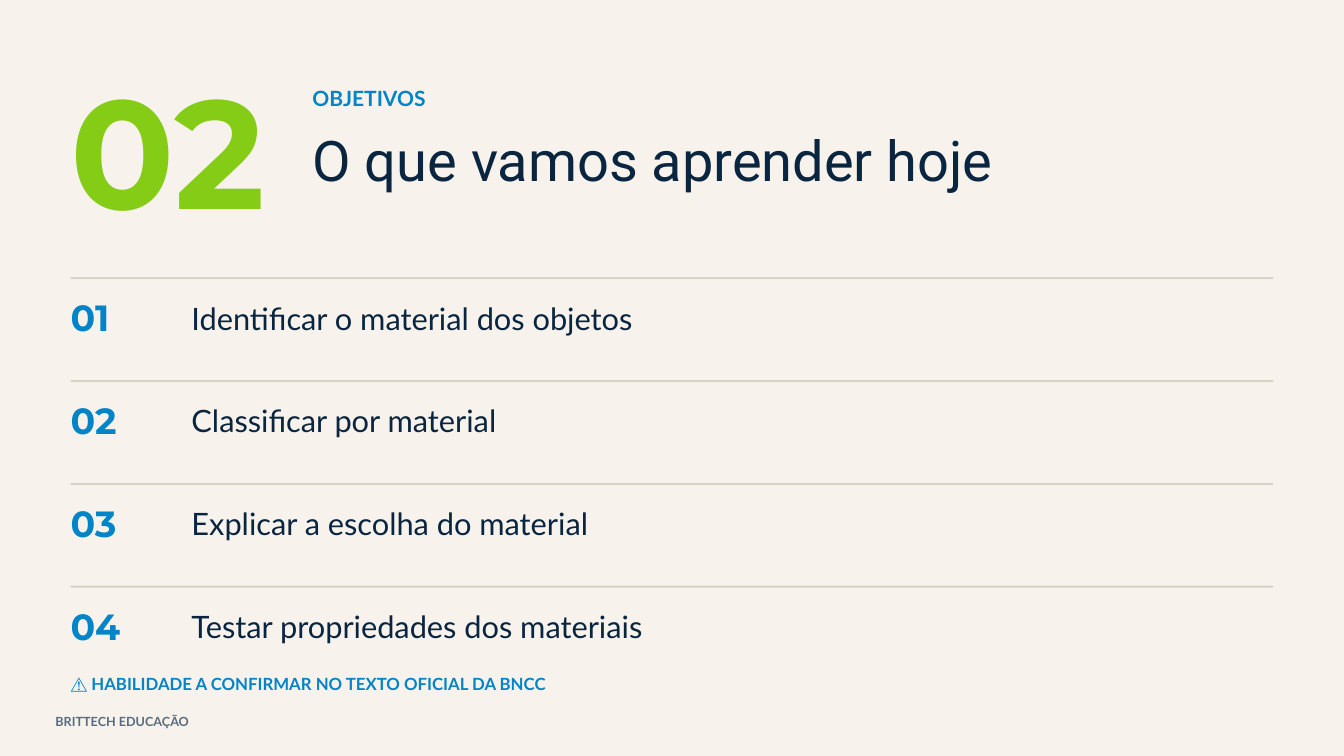
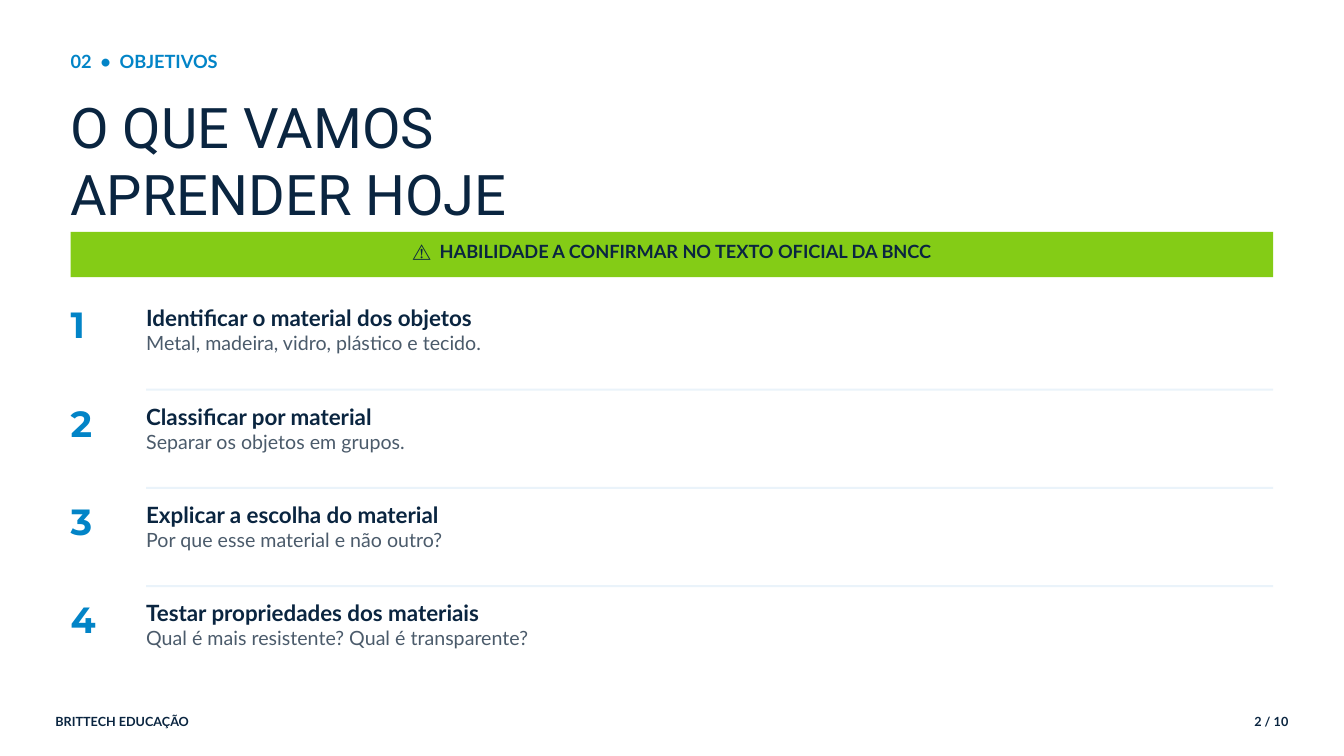
Before and after one commit to thiagollipe-web/brittech-educacao-aulas, a slide deck: slide 2 of fundamental-1/ciencias-2ano-materiais-objetos.pptx. Drawn at 1344x756 pixels with LibreOffice and Linux fonts; fonts in the diff are those of the drawing. Boxes give left, top, right and bottom in pixels: in the first picture for what was removed or moved away, otherwise in the second. Text is boxed around its words. In the diff, an @@ line names an element or a change of style, - is before the commit and + after.

```diff
--- a/fundamental-1/ciencias-2ano-materiais-objetos.pptx
+++ b/fundamental-1/ciencias-2ano-materiais-objetos.pptx
@@ rectangle removed at [0,0,1344,756] @@
@@ text at [71,54,218,68]: text changed; size 110 to 13 pt; font Montserrat to Lato; text colour #84CC16 to #0284C7 @@
-02
+02 • OBJETIVOS
@@ text at [71,107,506,216]: text changed @@
-O que vamos aprender hoje
+O QUE VAMOS
+APRENDER HOJE
@@ text removed at [312,90,425,106] @@
-OBJETIVOS
@@ rectangle: place and size @@
-rectangle at [71,277,1273,279]
+rectangle at [71,232,1273,277]
@@ rectangle at [71,232,1273,277]: fill #D8D2C4 to #84CC16 @@
@@ text "⚠ HABILIDADE A CONFIRMAR NO ...": place and size @@
-text "⚠ HABILIDADE A CONFIRMAR NO ..." at [91,677,546,690]
+text "⚠ HABILIDADE A CONFIRMAR NO ..." at [440,244,932,258]
@@ text "⚠ HABILIDADE A CONFIRMAR NO ..." at [440,244,932,258]: size 12 to 13 pt, text colour #0284C7 to #0A2540; alignment left to centre; less space between paragraphs @@
@@ text at [71,312,85,338]: text changed @@
-01
+1
@@ text at [146,309,472,330]: size 22 to 16 pt, bold on in "Identificar o material dos objetos"; less space between paragraphs @@
@@ text "Identificar o material dos objetos": place and size @@
-text "Identificar o material dos objetos" at [191,307,633,336]
+text "Identificar o material dos objetos" at [146,309,481,354]
@@ text at [146,335,481,354]: paragraph added @@
+Metal, madeira, vidro, plástico e tecido.
@@ fill #D8D2C4 to #EAF3FA in 3 elements at [146,585,1273,587], [146,487,1273,489], [146,388,1273,390] @@
@@ rectangle: place and size @@
-rectangle at [71,380,1273,382]
+rectangle at [146,388,1273,390]
@@ text at [71,411,92,437]: text changed @@
-02
+2
@@ text at [146,408,372,429]: size 22 to 16 pt, bold on in "Classificar por material"; less space between paragraphs @@
@@ text "Classificar por material": place and size @@
-text "Classificar por material" at [191,409,497,438]
+text "Classificar por material" at [146,408,405,453]
@@ text at [146,434,405,453]: paragraph added @@
+Separar os objetos em grupos.
@@ text at [71,509,93,536]: text changed @@
-03
+3
@@ text at [146,506,439,527]: size 22 to 16 pt, bold on in "Explicar a escolha do material"; less space between paragraphs @@
@@ text "Explicar a escolha do material": place and size @@
-text "Explicar a escolha do material" at [191,512,588,541]
+text "Explicar a escolha do material" at [146,506,442,551]
@@ rectangle: place and size @@
-rectangle at [71,483,1273,485]
+rectangle at [146,487,1273,489]
@@ text at [146,532,442,551]: paragraph added @@
+Por que esse material e não outro?
@@ rectangle: place and size @@
-rectangle at [71,586,1273,588]
+rectangle at [146,585,1273,587]
@@ text at [71,607,96,633]: text changed @@
-04
+4
@@ text at [146,604,479,625]: size 22 to 16 pt, bold on in "Testar propriedades dos materiais"; less space between paragraphs @@
@@ text "Testar propriedades dos materiais": place and size @@
-text "Testar propriedades dos materiais" at [191,615,642,644]
+text "Testar propriedades dos materiais" at [146,604,529,649]
@@ text at [146,630,529,649]: paragraph added @@
+Qual é mais resistente? Qual é transparente?
@@ text "BRITTECH EDUCAÇÃO" at [55,715,189,729]: text colour #5A6B7D to #0A2540; less space between paragraphs @@
@@ text added at [1254,716,1289,726], 9 pt, text #0A2540, bold @@
+2 / 10
```
Also in this commit, not shown: 4 other slides changed, 5 slides added, 3 slides removed, 4 other files.
